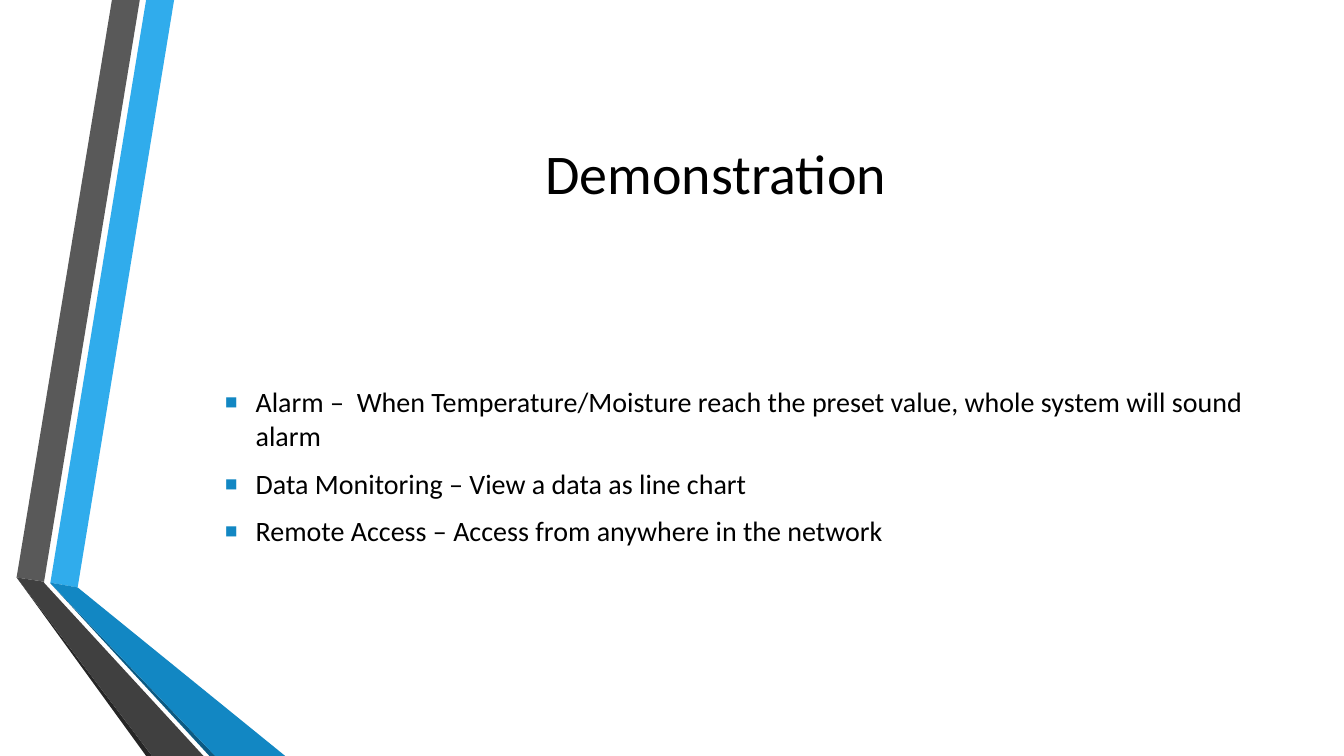
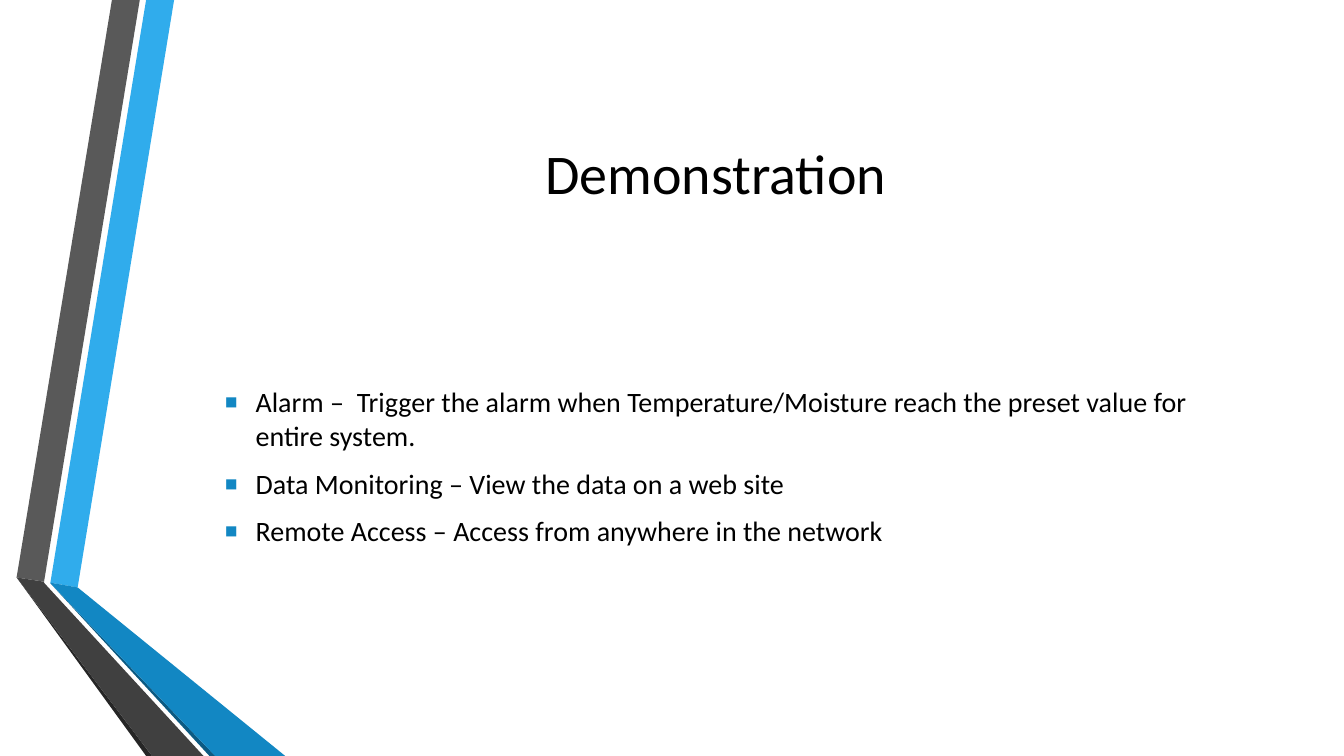
Before and after one commit to AWTZA/ELEX-4560-Project, a slide deck: slide 10 of Oral_Presentation.pptx (slide 9 before the commit). Drawn at 1344x756 pixels with LibreOffice and Linux fonts; fonts in the diff are those of the drawing; background and template pictures are left out. Boxes give left, top, right and bottom in pixels: in the first picture for what was removed or moved away, otherwise in the second. Text is boxed around its words. In the diff, an @@ line names an element or a change of style, - is before the commit and + after.

```diff
--- a/Oral_Presentation.pptx
+++ b/Oral_Presentation.pptx
@@ text at (256, 392, 1187, 499): text changed @@
-  ▪ Alarm – When Temperature/Moisture reach the preset value, whole system will sound alarm
-  ▪ Data Monitoring – View a data as line chart
+  ▪ Alarm – Trigger the alarm when Temperature/Moisture reach the preset value for entire system.
+  ▪ Data Monitoring – View the data on a web site
```
Also in this commit, not shown: 4 other slides changed, 4 slides added, 2 slides removed.
